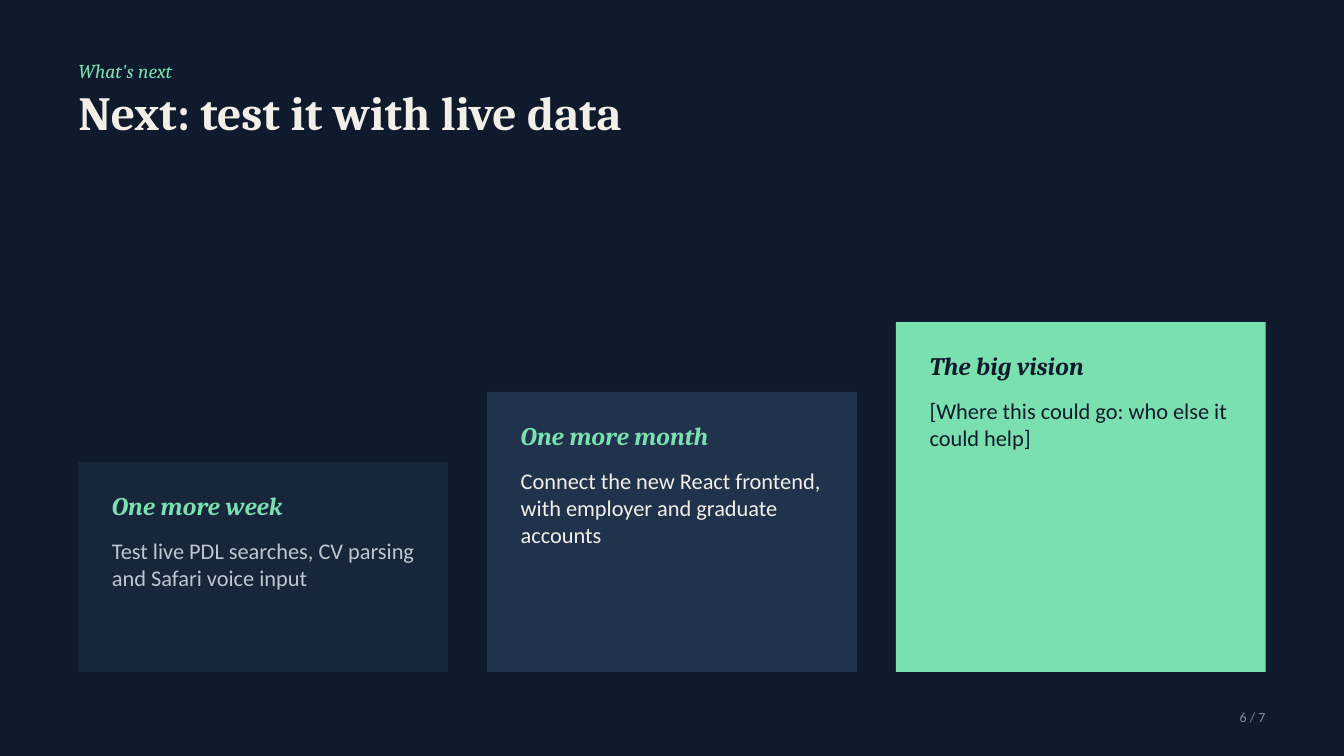
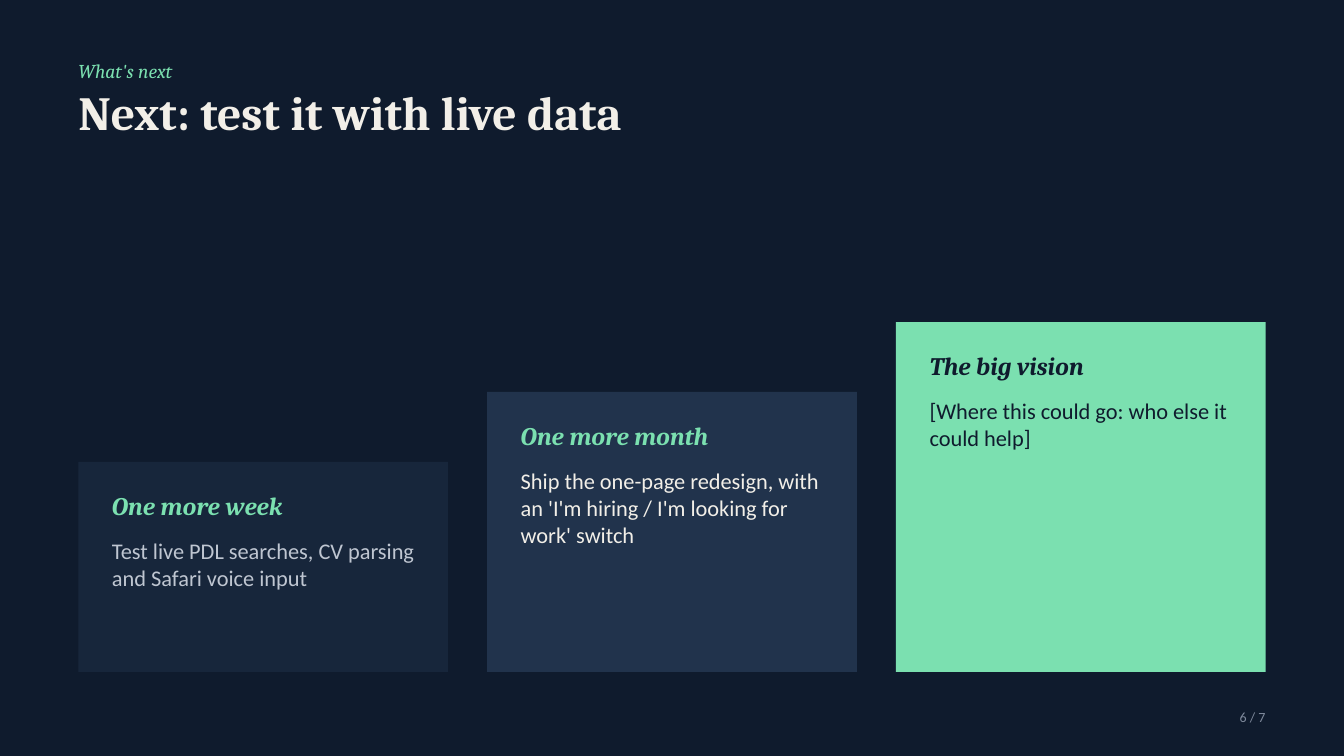
Before and after one commit to OP793/Table7, a slide deck: slide 6 of presentation/Table7-pitch-deck.pptx. Drawn at 1344x756 pixels with LibreOffice and Linux fonts; fonts in the diff are those of the drawing. Boxes give left, top, right and bottom in pixels: in the first picture for what was removed or moved away, otherwise in the second. Text is boxed around its words. In the diff, an @@ line names an element or a change of style, - is before the commit and + after.

```diff
--- a/presentation/Table7-pitch-deck.pptx
+++ b/presentation/Table7-pitch-deck.pptx
@@ text at [521, 473, 818, 543]: text changed @@
-Connect the new React frontend, with employer and graduate accounts
+Ship the one-page redesign, with an 'I'm hiring / I'm looking for work' switch
```
Also in this commit, not shown: 1 other slide changed.
